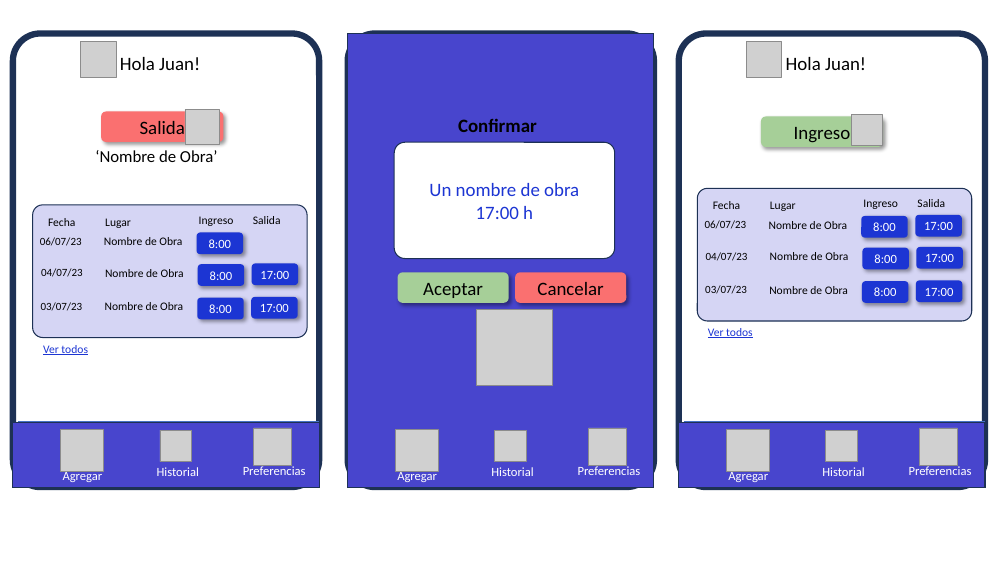
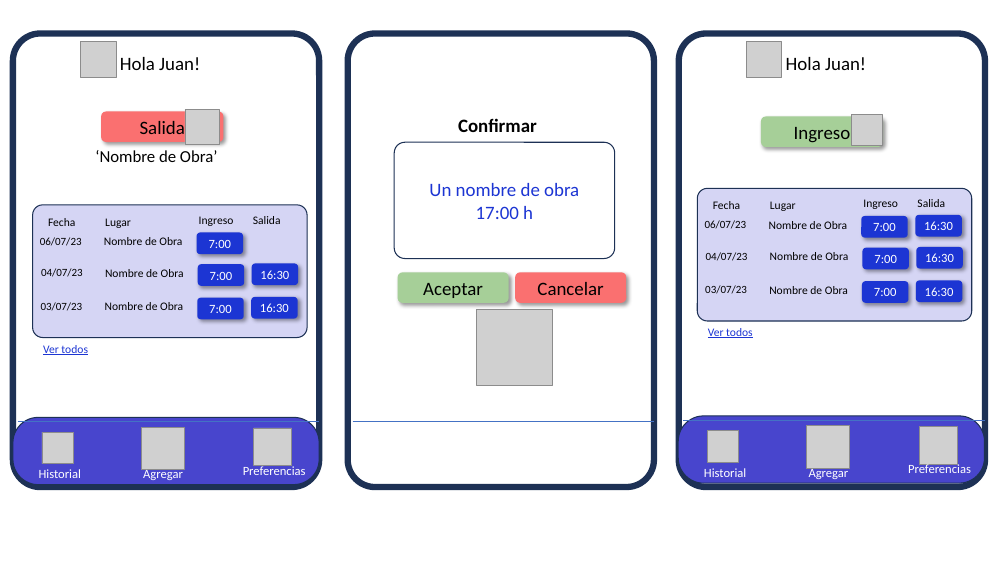
Before and after one commit to sofifernandez/Obligatorio_IS, a slide deck: slide 4 of Presentación1.pptx (slide 3 before the commit). Drawn at 1008x567 pixels with LibreOffice and Linux fonts; fonts in the diff are those of the drawing; grey boxes stand for pictures. Boxes give left, top, right and bottom in pixels: in the first picture for what was removed or moved away, otherwise in the second. Text is boxed around its words. In the diff, an @@ line names an element or a change of style, - is before the commit and + after.

```diff
--- a/Presentación1.pptx
+++ b/Presentación1.pptx
@@ rectangle removed at box(348, 33, 654, 487) @@
@@ text in rounded rectangle at box(873, 223, 895, 231): text changed @@
-8:00
+7:00
@@ text in rounded rectangle at box(924, 221, 953, 230): text changed @@
-17:00
+16:30
@@ text in rounded rectangle at box(209, 240, 231, 248): text changed @@
-8:00
+7:00
@@ text in rounded rectangle at box(874, 255, 896, 263): text changed @@
-8:00
+7:00
@@ text in rounded rectangle at box(925, 253, 954, 262): text changed @@
-17:00
+16:30
@@ text in rounded rectangle at box(210, 272, 232, 280): text changed @@
-8:00
+7:00
@@ text in rounded rectangle at box(260, 270, 289, 279): text changed @@
-17:00
+16:30
@@ text in rounded rectangle at box(874, 288, 896, 296): text changed @@
-8:00
+7:00
@@ text in rounded rectangle at box(925, 287, 954, 296): text changed @@
-17:00
+16:30
@@ text in rounded rectangle at box(209, 305, 231, 313): text changed @@
-8:00
+7:00
@@ text in rounded rectangle at box(260, 303, 289, 312): text changed @@
-17:00
+16:30
@@ rounded rectangle: place and size @@
-rounded rectangle at box(13, 423, 319, 487)
+rounded rectangle at box(13, 417, 319, 485)
@@ rounded rectangle at box(13, 417, 319, 485): rectangle to rounded rectangle @@
@@ line removed from (676, 418) to (978, 418) @@
@@ rounded rectangle at box(678, 416, 985, 483): rectangle to rounded rectangle @@
@@ rounded rectangle: place and size @@
-rounded rectangle at box(679, 423, 985, 487)
+rounded rectangle at box(678, 416, 985, 483)
@@ picture removed at box(395, 430, 438, 472) @@
@@ picture removed at box(495, 430, 526, 462) @@
@@ picture removed at box(589, 428, 627, 466) @@
@@ 2 pictures, 2 texts: place and size @@
-2 pictures, 2 texts at box(157, 430, 864, 476)
+2 pictures, 2 texts at box(39, 431, 746, 478)
@@ text "Agregar": place and size @@
-text "Agregar" at box(63, 469, 103, 482)
+text "Agregar" at box(143, 468, 183, 480)
@@ text removed at box(397, 469, 437, 482) @@
-Agregar
@@ text removed at box(491, 467, 533, 476) @@
-Historial
@@ text removed at box(578, 464, 641, 475) @@
-Preferencias
@@ 2 pictures, 1 text: place and size @@
-2 pictures, 1 text at box(60, 430, 769, 482)
+2 pictures, 1 text at box(141, 426, 849, 479)
```
Also in this commit, not shown: 2 other slides changed, 5 slides added, 3 other files.
